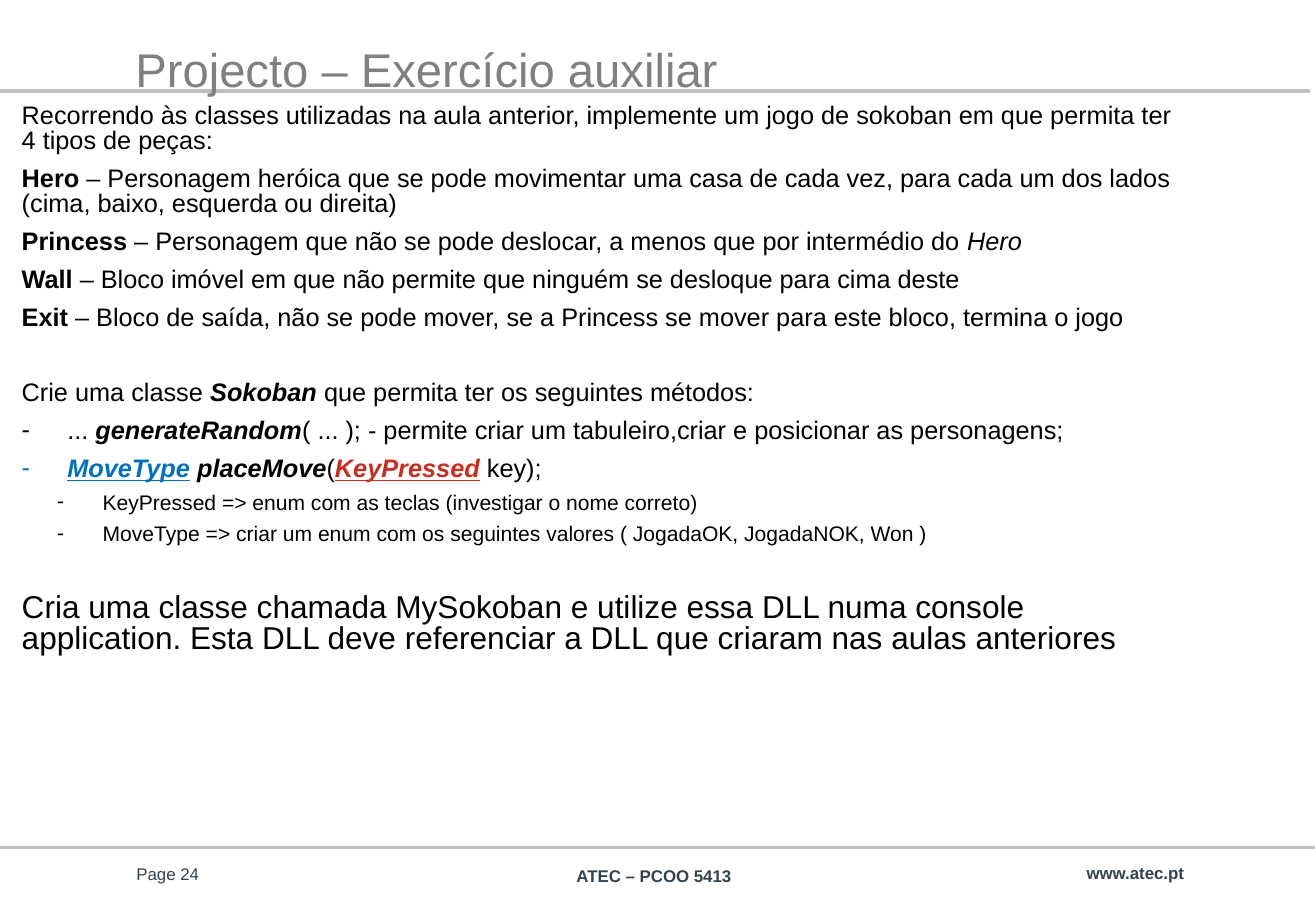
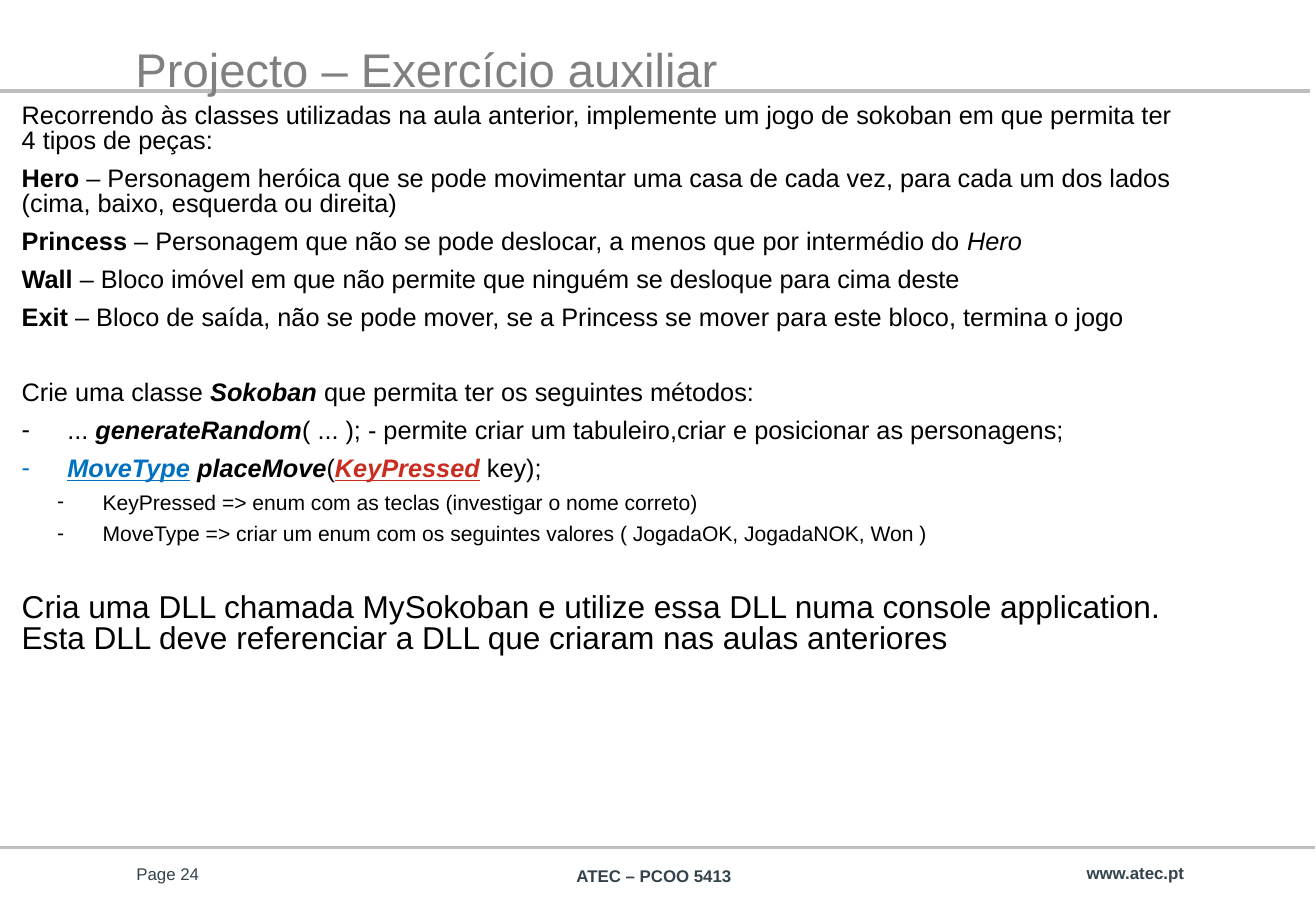
Before and after one commit to atec-avaz/atec, a slide deck: slide 24 of PCOO/PCOO 5413.PPTX. Drawn at 1316x911 pixels with LibreOffice and Linux fonts; fonts in the diff are those of the drawing; background and template pictures are left out. Boxes give left, top, right and bottom in pixels: in the first picture for what was removed or moved away, otherwise in the second. Text is boxed around its words. In the diff, an @@ line names an element or a change of style, - is before the commit and + after.

```diff
--- a/PCOO/PCOO 5413.PPTX
+++ b/PCOO/PCOO 5413.PPTX
@@ text at (22, 595, 1160, 655): text changed @@
-Cria uma classe chamada MySokoban e utilize essa DLL numa console application. Esta DLL deve referenciar a DLL que criaram nas aulas anteriores
+Cria uma DLL chamada MySokoban e utilize essa DLL numa console application. Esta DLL deve referenciar a DLL que criaram nas aulas anteriores
```
Also in this commit, not shown: 1 other slide changed, 3 slides added.
